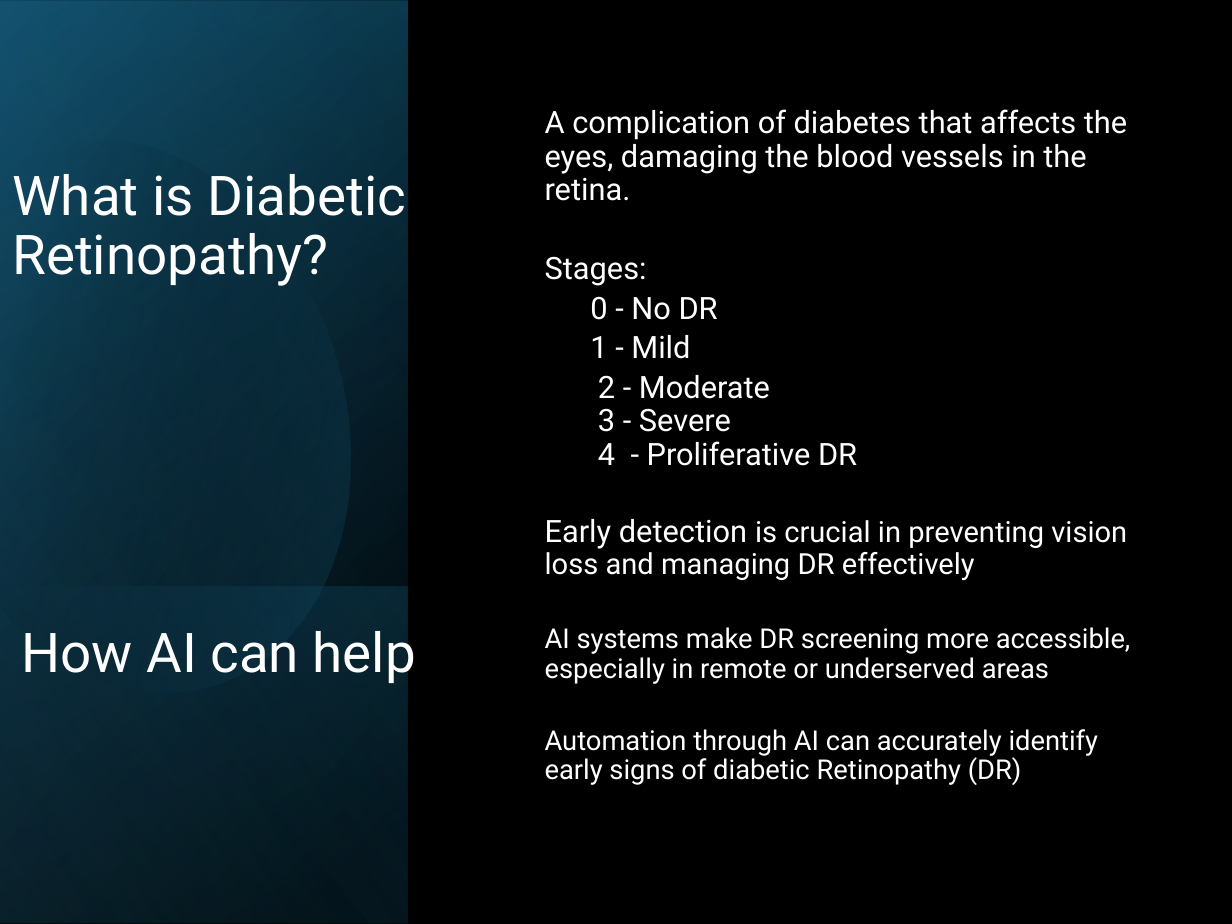
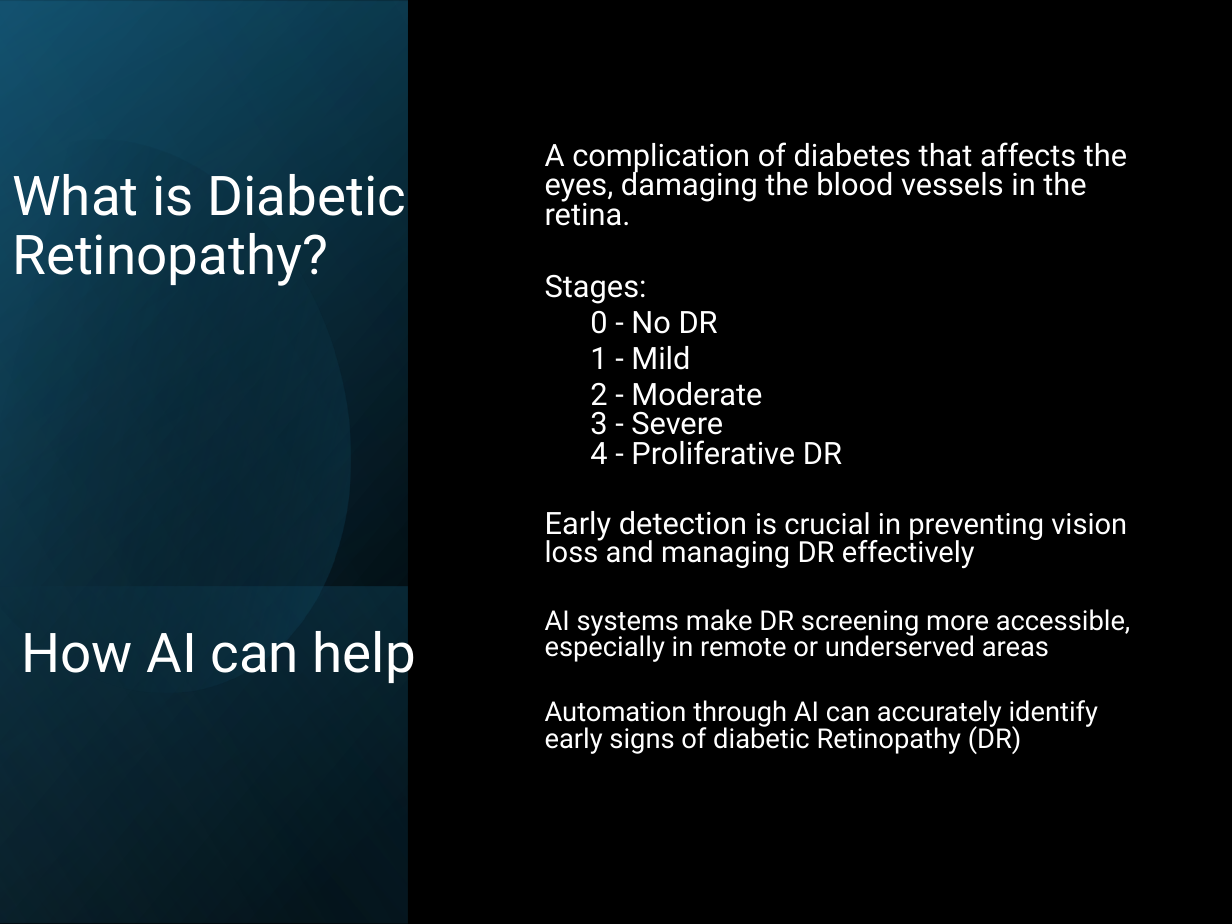
Before and after one commit to lmanov1/DL_DiabeticRetinopathyStagePrediction, a slide deck: slide 3 of presentation/DLStagePredictPresentation.pptx. Drawn at 1232x924 pixels with LibreOffice and Linux fonts; fonts in the diff are those of the drawing. Boxes give left, top, right and bottom in pixels: in the first picture for what was removed or moved away, otherwise in the second. Text is boxed around its words. In the diff, an @@ line names an element or a change of style, - is before the commit and + after.

```diff
--- a/presentation/DLStagePredictPresentation.pptx
+++ b/presentation/DLStagePredictPresentation.pptx
@@ text "A complication of diabetes that ..." at box(545, 142, 1131, 754): line spacing 0.9 to 0.8 @@
```
Also in this commit, not shown: 12 other slides changed, 5 slides added.
